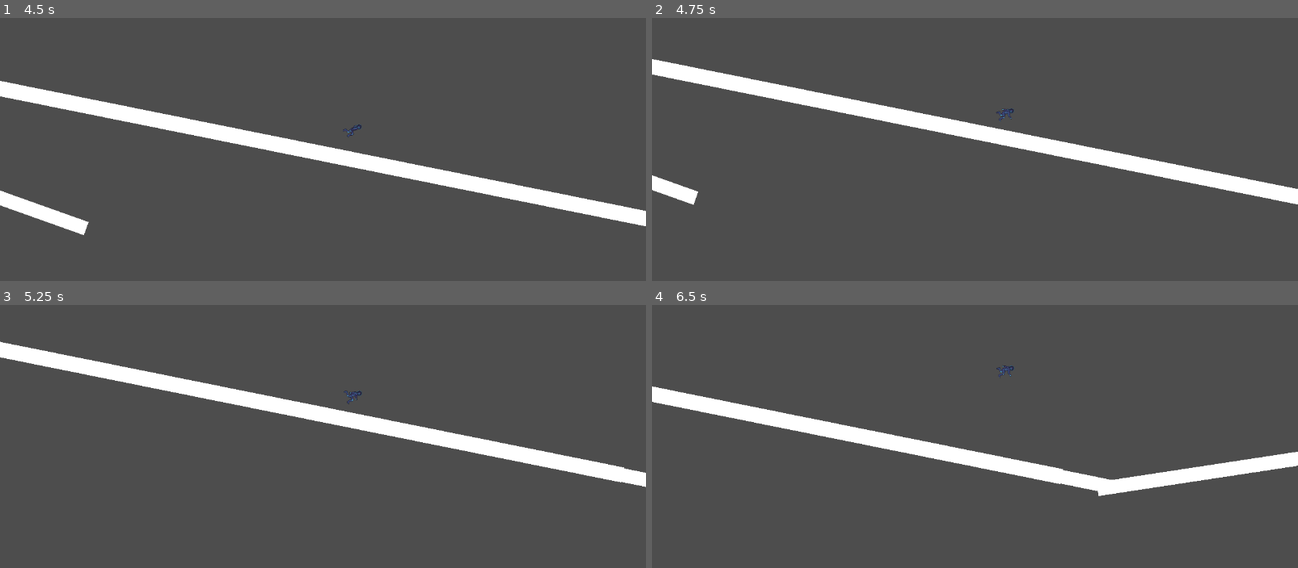
Above: before the commit, frames 1-4 (two rows, left to right).
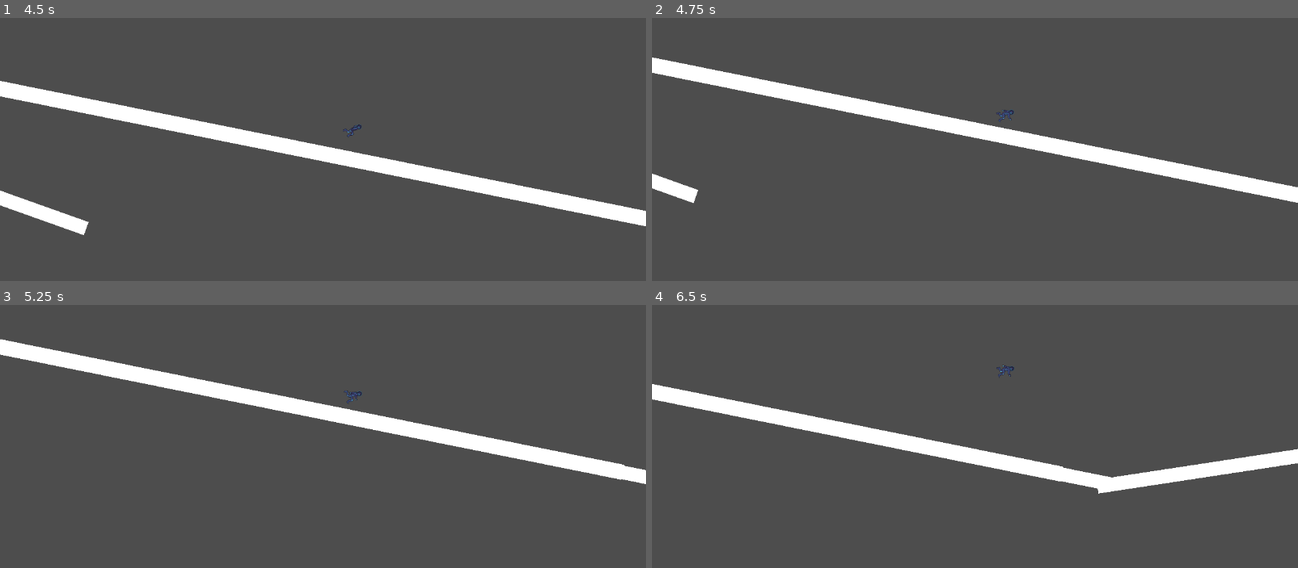
Above: after the commit, the same moments.

Repository: poplar00/Flip-Flop
Game: Godot game, scene res://Main.tscn
The game is run twice, just before and just after one commit, with the same random seed, the same clock (stepped at 60 frames per second) and the same inputs.
Inputs:
- Up to frame 1 (4.5 s): tap Space (JUMP) at 0.77, 1.52, 3.02, 3.77 s
- Up to frame 2 (4.75 s): tap Space (JUMP) at 4.52 s
- Up to frame 3 (5.25 s): no input
- Up to frame 4 (6.5 s): tap Space (JUMP) at 6.02 s

Frame 1 is identical in both runs. In frame 2, 1.8% of the frame differs, in the area x 0-100%, y 15-72%; in frame 3, 2.4%, in the area x 0-100%, y 12-70%; in frame 4, 2.3%.

Commit message:
death_added

Diff:
--- /dev/null
+++ b/Scenes/area_2d.gd
@@ -0,0 +1,7 @@
+extends Area2D
+
+@onready var player:CharacterBody2D = get_parent()
+
+func _on_area_entered(area: Area2D) -> void:
+	player.IS_ALIVE = false
+	print(player.IS_ALIVE)
--- a/Scenes/character_body_2d.tscn
+++ b/Scenes/character_body_2d.tscn
@@ -6,6 +6,8 @@
 [ext_resource type="Script" uid="uid://drh0igj77e56j" path="res://Scripts/move.gd" id="4_gbyq6"]
 [ext_resource type="Script" uid="uid://dlkvk8h3lh458" path="res://Scripts/jump.gd" id="5_pbq55"]
 [ext_resource type="Script" uid="uid://bjjb217xlf5hl" path="res://Scripts/airborne.gd" id="6_t38ji"]
+[ext_resource type="Script" uid="uid://xqt4nyux21et" path="res://Scripts/death.gd" id="7_fxof2"]
+[ext_resource type="Script" uid="uid://bcpcd0r4gqjtt" path="res://Scenes/area_2d.gd" id="7_pbj7x"]
 
 [sub_resource type="AtlasTexture" id="AtlasTexture_pbj7x"]
 atlas = ExtResource("2_t38ji")
@@ -72,6 +74,10 @@
 }]
 
 [sub_resource type="RectangleShape2D" id="RectangleShape2D_gbyq6"]
+size = Vector2(14.5417, 4.83333)
+
+[sub_resource type="RectangleShape2D" id="RectangleShape2D_t38ji"]
+size = Vector2(88, 75)
 
 [node name="Player" type="CharacterBody2D"]
 script = ExtResource("1_88kja")
@@ -83,7 +89,7 @@
 autoplay = "running"
 
 [node name="CollisionShape2D" type="CollisionShape2D" parent="."]
-position = Vector2(0, 9.57)
+position = Vector2(-2, 45)
 scale = Vector2(6, 5)
 shape = SubResource("RectangleShape2D_gbyq6")
 
@@ -99,3 +105,15 @@
 
 [node name="airborne" type="Node" parent="FiniteStateMachine"]
 script = ExtResource("6_t38ji")
+
+[node name="death" type="Node" parent="FiniteStateMachine"]
+script = ExtResource("7_fxof2")
+
+[node name="Area2D" type="Area2D" parent="."]
+script = ExtResource("7_pbj7x")
+
+[node name="CollisionShape2D" type="CollisionShape2D" parent="Area2D"]
+position = Vector2(-2, -6.5)
+shape = SubResource("RectangleShape2D_t38ji")
+
+[connection signal="area_entered" from="Area2D" to="Area2D" method="_on_area_entered"]
--- a/Scenes/ground.tscn
+++ b/Scenes/ground.tscn
@@ -16,3 +16,9 @@
 offset_top = -14.0
 offset_right = 156.0
 offset_bottom = 8.0
+
+[node name="Area2D" type="Area2D" parent="."]
+
+[node name="CollisionShape2D2" type="CollisionShape2D" parent="Area2D"]
+position = Vector2(0, -2)
+shape = SubResource("RectangleShape2D_qvte6")
--- /dev/null
+++ b/Scripts/area_2d.gd
@@ -0,0 +1,8 @@
+extends Area2D
+
+
+@onready var player : CharacterBody2D = get_parent()
+
+func _on_area_entered(area: Area2D) -> void:
+	player.IS_ALIVE = false
+	print(player.IS_ALIVE)
--- /dev/null
+++ b/Scripts/death.gd
@@ -0,0 +1,14 @@
+extends state
+
+@onready var player : CharacterBody2D = get_parent().get_parent()
+
+func Enter():
+	get_tree().reload_current_scene()
+
+func Exit():
+	pass
+
+func Update(_delta:float):
+	pass
+func Physic_Update(_delat:float):
+	pass
Not shown, added: Scenes/area_2d.gd.uid
Not shown: 1 places in Scenes/character_body_2d.tscn that only renumber resources
Not shown, added: Scripts/area_2d.gd.uid
Not shown, added: Scripts/death.gd.uid
